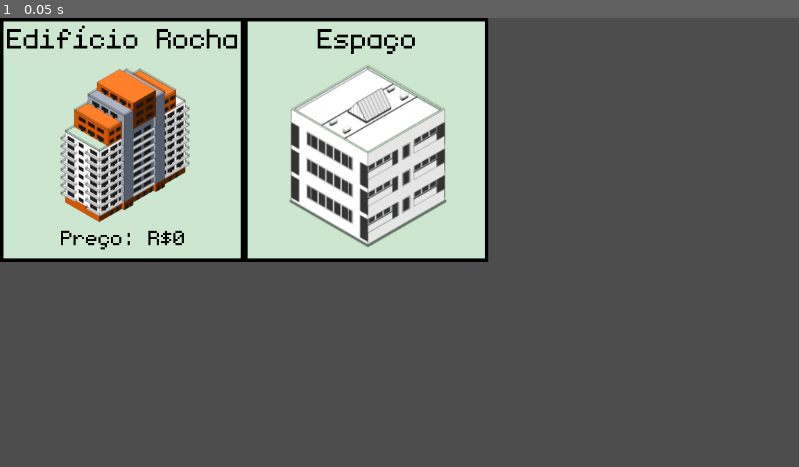
Above: before the commit, frame 1.
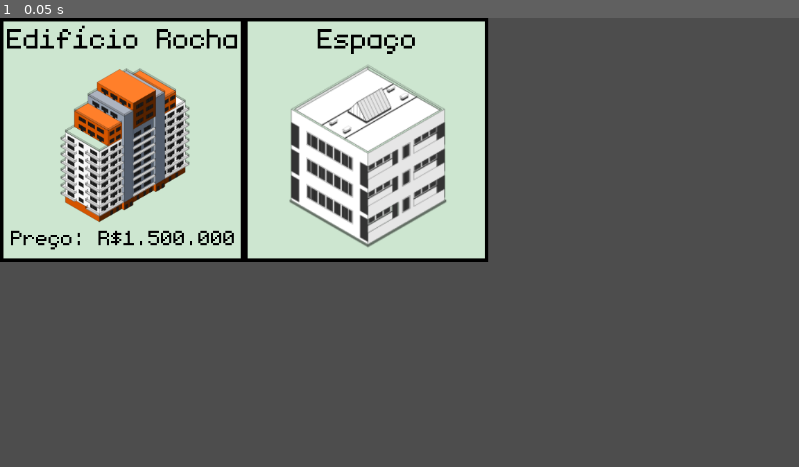
Above: after the commit, the same moment.

Repository: Disklo/MonopolyGodot
Game: Godot game, scene res://scenes/tabuleiro.tscn
Two runs of this game, one before a commit and one after it. Both use one fixed random seed, a clock stepped at 60 frames per second and the inputs below. This scene is started directly instead of the project's main scene.
Inputs:
- Up to frame 1 (0.05 s): no input

The runs differ from the first frame. In frame 1, 0.4% of the frame differs, in the area x 1-30%, y 47-52%.

Commit message:
Ajustes no espaço propriedade

Diff:
--- a/scenes/Espacos/propriedade.tscn
+++ b/scenes/Espacos/propriedade.tscn
@@ -6,7 +6,7 @@
 
 [node name="Propriedade" type="Node2D"]
 script = ExtResource("1_7fl57")
-preco = 0
+preco = 1500000
 nome = "Edifício Rocha"
 
 [node name="CorBorda" type="ColorRect" parent="."]
@@ -53,6 +53,7 @@
 offset_top = 296.0
 offset_right = 350.0
 offset_bottom = 351.0
+theme_override_colors/default_color = Color(0, 0, 0, 1)
 theme_override_fonts/normal_font = ExtResource("3_hu7pq")
 theme_override_font_sizes/normal_font_size = 48
 text = "Preço: R$1.500.000"
--- a/scripts/propriedade.gd
+++ b/scripts/propriedade.gd
@@ -15,8 +15,21 @@
 
 func _ready() -> void:
 	super._ready()
-	preco_label.text = "Preço: R$" + str(preco)
+	preco_label.text = "Preço: R$" + _format_preco(preco)
 	aluguel_label.text = "Aluguel: R$" + str(aluguel_base)
+	# mostrar_aluguel()
+
+# Formata um número para ter o ponto como separador de milhar.
+func _format_preco(numero: int) -> String:
+	var s = str(numero)
+	var resultado = ""
+	var cont = 0
+	for i in range(s.length() - 1, -1, -1):
+		resultado = s[i] + resultado
+		cont += 1
+		if cont % 3 == 0 and i != 0:
+			resultado = "." + resultado
+	return resultado
 
 # Sobrescreve a função da classe Espaco
 func ao_parar(jogador: Jogador) -> void:
@@ -55,3 +68,8 @@
 func cobrar_aluguel(jogador: Jogador) -> void:
 	jogador.pagar(aluguel_base)
 	dono.receber(aluguel_base)
+
+# Retira a visibilidade do preço e coloca a visibilidade no aluguel.
+func mostrar_aluguel() -> void:
+	preco_label.visible = false
+	aluguel_label.visible = true
